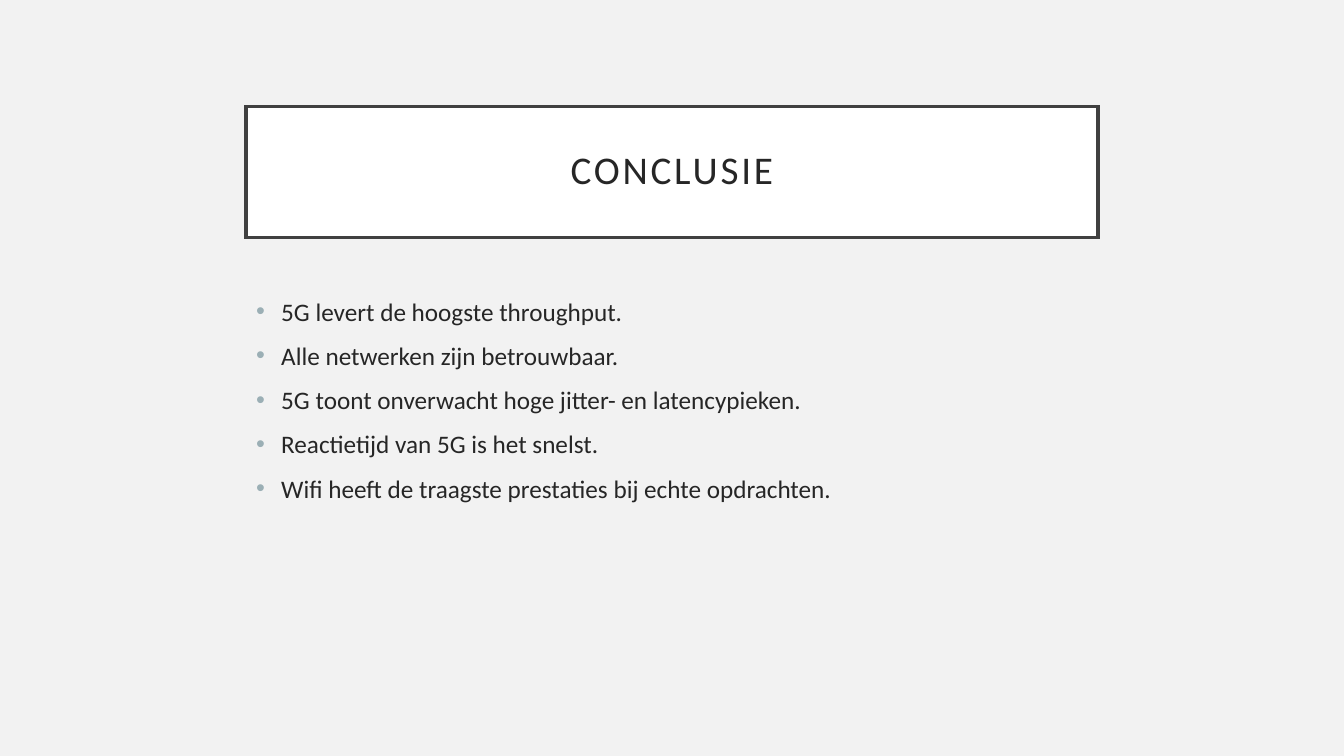
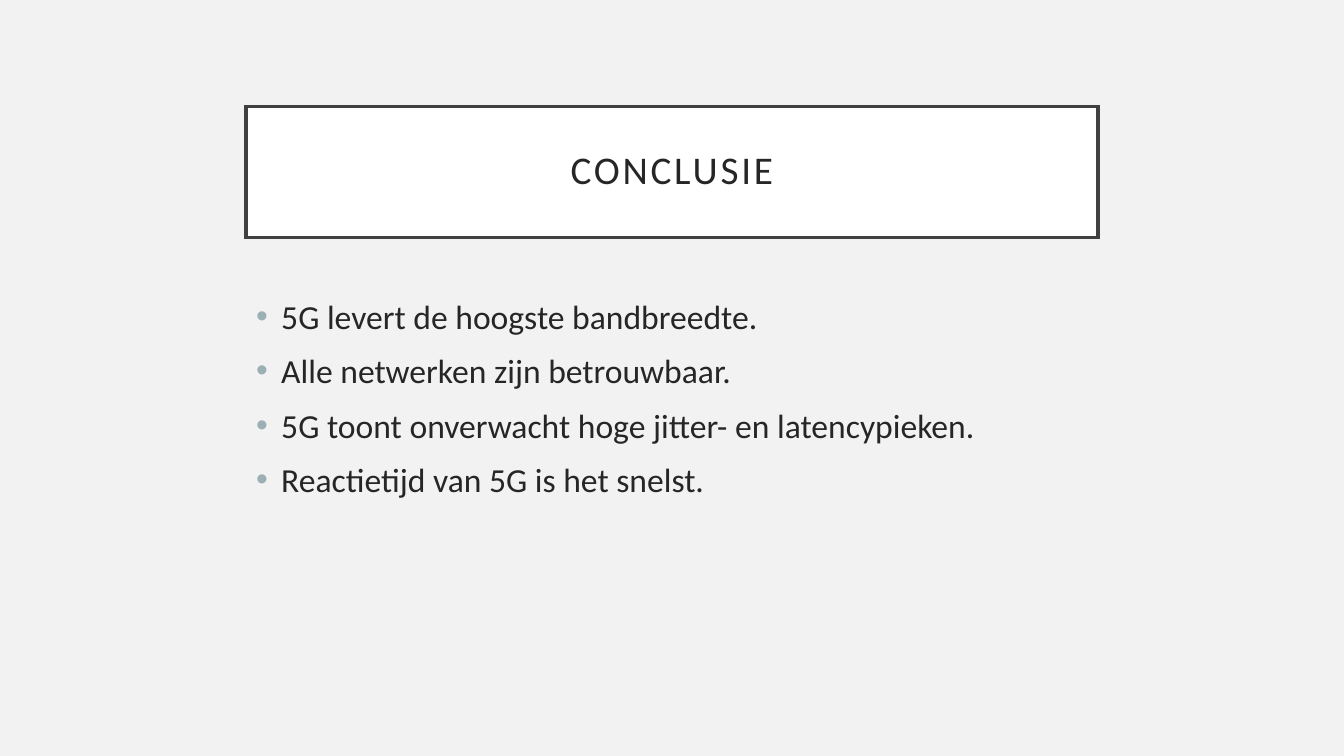
Before and after one commit to JanDeSomviele/Bachelorproef2025, a slide deck: slide 13 of Bachelorproef2025JanDeSomviele.odp (slide 12 before the commit). Drawn at 1344x756 pixels with LibreOffice and Linux fonts; fonts in the diff are those of the drawing. Boxes give left, top, right and bottom in pixels: in the first picture for what was removed or moved away, otherwise in the second. Text is boxed around its words. In the diff, an @@ line names an element or a change of style, - is before the commit and + after.

```diff
--- a/Bachelorproef2025JanDeSomviele.odp
+++ b/Bachelorproef2025JanDeSomviele.odp
@@ text at bbox=[281, 305, 757, 335]: text changed; size 18 to 24 pt @@
-• 5G levert de hoogste throughput.
+• 5G levert de hoogste bandbreedte.
@@ text at bbox=[281, 359, 974, 498]: size 18 to 24 pt in "Alle netwerken zijn betrouwbaar.", "5G toont onverwacht hoge jitter- en latencypieken.", "Reactietijd van 5G is het snelst." @@
@@ text at bbox=[281, 480, 831, 503]: paragraph removed @@
-• Wifi heeft de traagste prestaties bij echte opdrachten.
```
Also in this commit, not shown: 7 other slides changed, 2 slides added, 2 other files.
